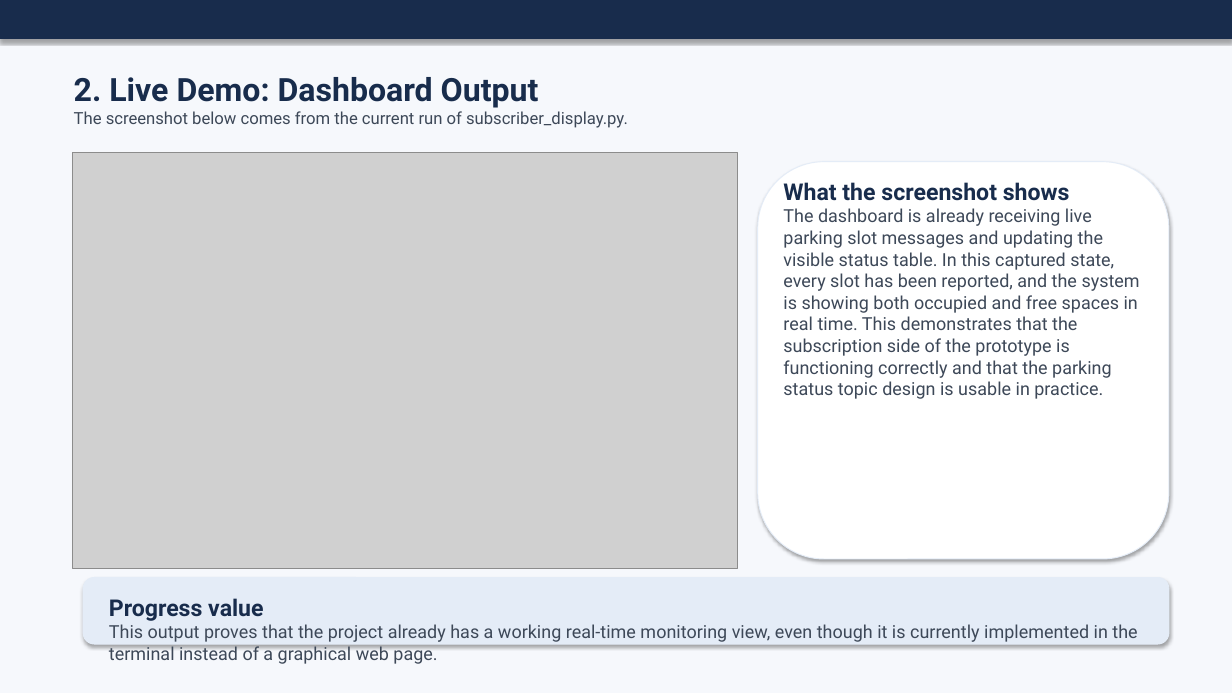
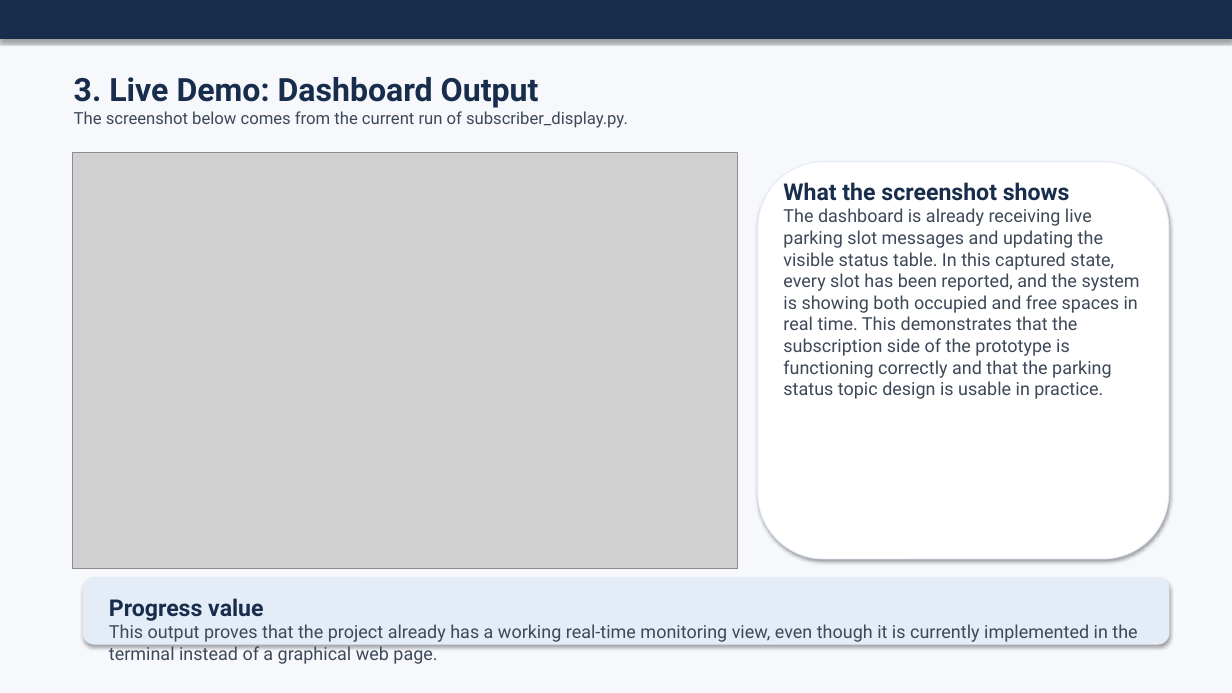
Before and after one commit to liubaohong001-cyber/-, a slide deck: slide 4 of presentation/Smart_Parking_MQTT_Presentation_EN.pptx (slide 3 before the commit). Drawn at 1232x693 pixels with LibreOffice and Linux fonts; fonts in the diff are those of the drawing; grey boxes stand for pictures. Boxes give left, top, right and bottom in pixels: in the first picture for what was removed or moved away, otherwise in the second. Text is boxed around its words. In the diff, an @@ line names an element or a change of style, - is before the commit and + after.

```diff
--- a/presentation/Smart_Parking_MQTT_Presentation_EN.pptx
+++ b/presentation/Smart_Parking_MQTT_Presentation_EN.pptx
@@ text at [74, 77, 539, 108]: text changed @@
-2. Live Demo: Dashboard Output
+3. Live Demo: Dashboard Output
```
Also in this commit, not shown: 3 other slides changed, 1 slide added, 3 other files.
